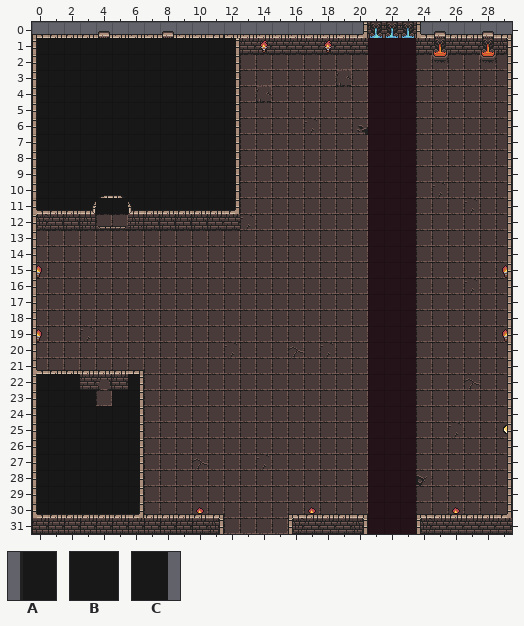
Level history. Tiled map: src/assets/map/map.tmx. Above: the version before the commit.
Cells are 16x16 px. Shown: x 0..29, y 0..31.
Key: from "sprites": A 55, B 56, C 57.
_ is an empty cell.
Layers that did not change in this view are not listed.
Layer "Fog" before, first column x 0:
15 ____________
16 ____________
17 ____________
18 ____________
19 ____________
20 ____________
21 ____________
22 ABB___C_____
23 ABBB_BC_____
24 ABBBBBC_____
25 ABBBBBC_____
26 ABBBBBC_____
27 ABBBBBC_____
28 ABBBBBC_____
29 ABBBBBC_____
30 ABBBBBC_____
31 ____________
Layer "FogTreasure" before, first column x 0:
 0 __________________
 1 ABBBBBBBBBBBC_____
 2 ABBBBBBBBBBBC_____
 3 ABBBBBBBBBBBC_____
 4 ABBBBBBBBBBBC_____
 5 ABBBBBBBBBBBC_____
 6 ABBBBBBBBBBBC_____
 7 ABBBBBBBBBBBC_____
 8 ABBBBBBBBBBBC_____
 9 ABBBBBBBBBBBC_____
10 ABBBBBBBBBBBC_____
11 ABBBBBBBBBBBC_____
12 __________________
13 __________________
14 __________________
15 __________________
New version:
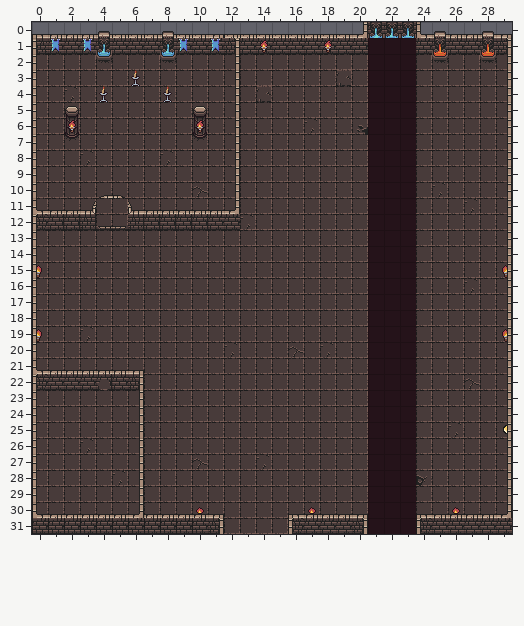
Difference:
{"where": "layer \"Fog\" (now hidden)"}
{"y":22,"x":0,"old":"ABB","new":"___"}
{"y":22,"x":6,"old":"C","new":"_"}
{"y":23,"x":0,"old":"ABBB","new":"____"}
{"y":23,"x":5,"old":"BC","new":"__"}
{"y":24,"x":0,"old":"ABBBBBC","new":"_______"}
{"y":25,"x":0,"old":"ABBBBBC","new":"_______"}
{"y":26,"x":0,"old":"ABBBBBC","new":"_______"}
{"y":27,"x":0,"old":"ABBBBBC","new":"_______"}
{"y":28,"x":0,"old":"ABBBBBC","new":"_______"}
{"y":29,"x":0,"old":"ABBBBBC","new":"_______"}
{"y":30,"x":0,"old":"ABBBBBC","new":"_______"}
{"where": "layer \"FogTreasure\" (now hidden)"}
{"y":1,"x":0,"old":"ABBBBBBBBBBBC","new":"_____________"}
{"y":2,"x":0,"old":"ABBBBBBBBBBBC","new":"_____________"}
{"y":3,"x":0,"old":"ABBBBBBBBBBBC","new":"_____________"}
{"y":4,"x":0,"old":"ABBBBBBBBBBBC","new":"_____________"}
{"y":5,"x":0,"old":"ABBBBBBBBBBBC","new":"_____________"}
{"y":6,"x":0,"old":"ABBBBBBBBBBBC","new":"_____________"}
{"y":7,"x":0,"old":"ABBBBBBBBBBBC","new":"_____________"}
{"y":8,"x":0,"old":"ABBBBBBBBBBBC","new":"_____________"}
{"y":9,"x":0,"old":"ABBBBBBBBBBBC","new":"_____________"}
{"y":10,"x":0,"old":"ABBBBBBBBBBBC","new":"_____________"}
{"y":11,"x":0,"old":"ABBBBBBBBBBBC","new":"_____________"}
